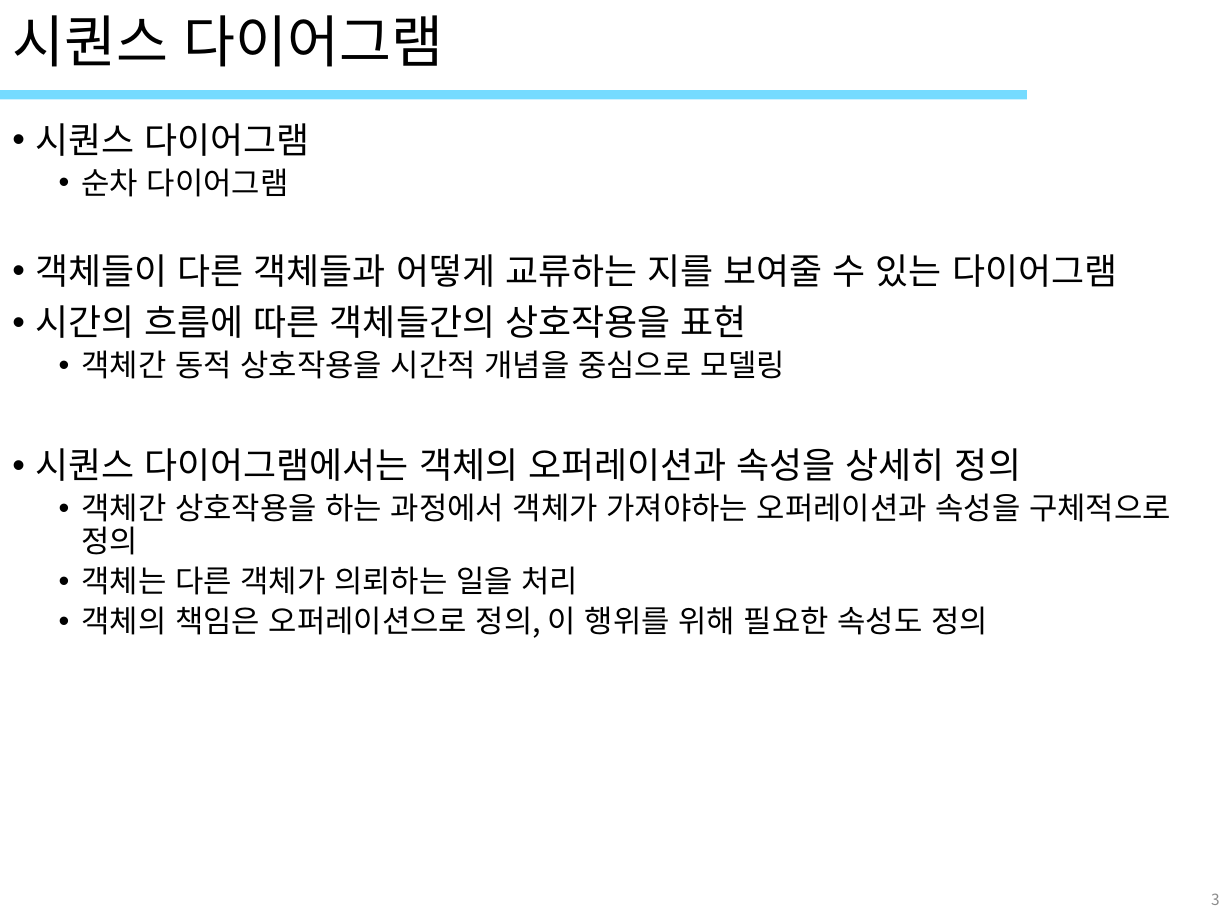
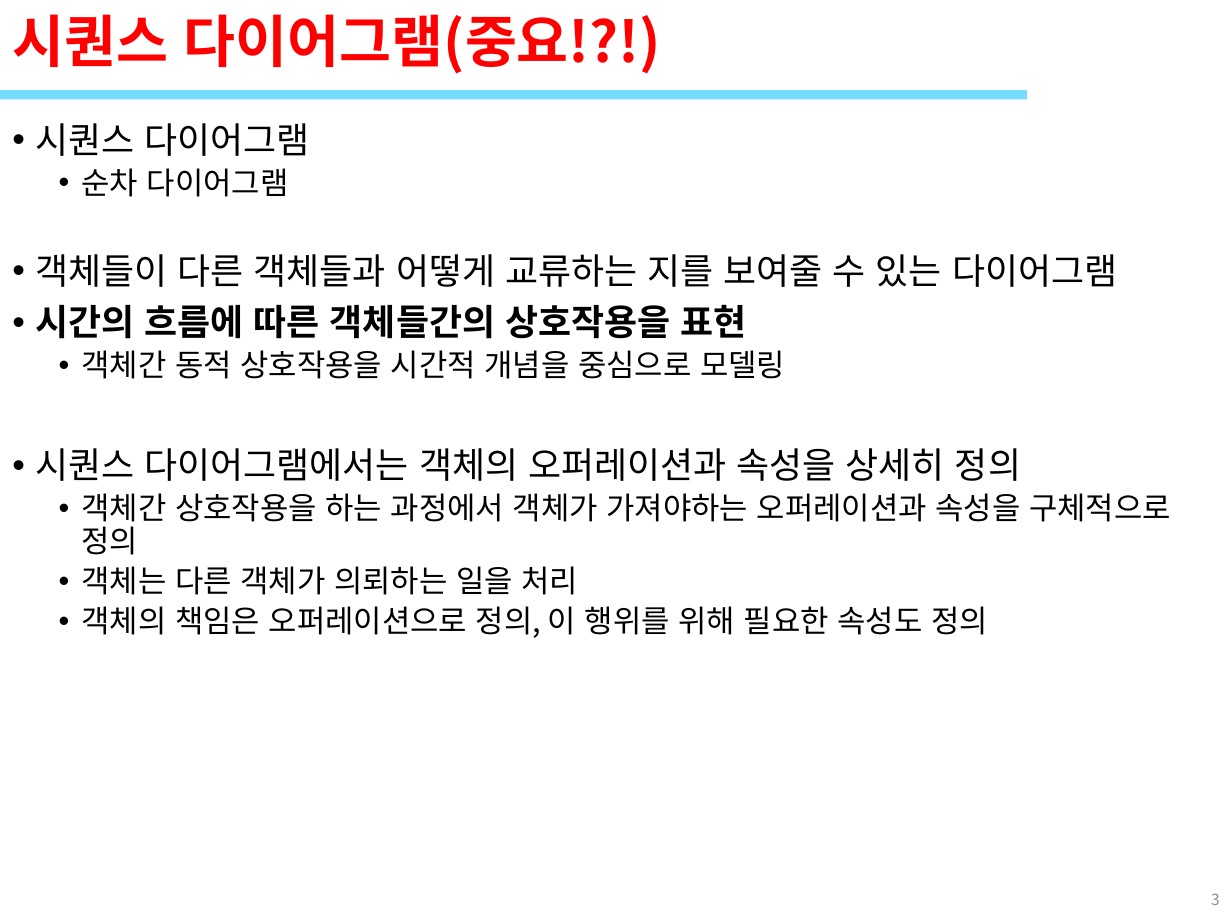
Before and after one commit to ImSeongMuk/study, a slide deck: slide 3 of UML/11_객체UML(시퀀스).pptx. Drawn at 1232x924 pixels with LibreOffice and Linux fonts; fonts in the diff are those of the drawing; background and template pictures are left out. Boxes give left, top, right and bottom in pixels: in the first picture for what was removed or moved away, otherwise in the second. Text is boxed around its words. In the diff, an @@ line names an element or a change of style, - is before the commit and + after.

Commit message:
20190924 시퀀스

```diff
--- a/UML/11_객체UML(시퀀스).pptx
+++ b/UML/11_객체UML(시퀀스).pptx
@@ title at [12, 14, 661, 74]: text changed; text colour #000000 to #FF0000; bold on @@
-시퀀스 다이어그램
+시퀀스 다이어그램(중요!?!)
@@ text at [35, 304, 747, 339]: bold on in "시간의 흐름에 따른 객체들간의 상호작용을 표현" @@
```
Also in this commit, not shown: 2 other slides changed, 1 other file.
